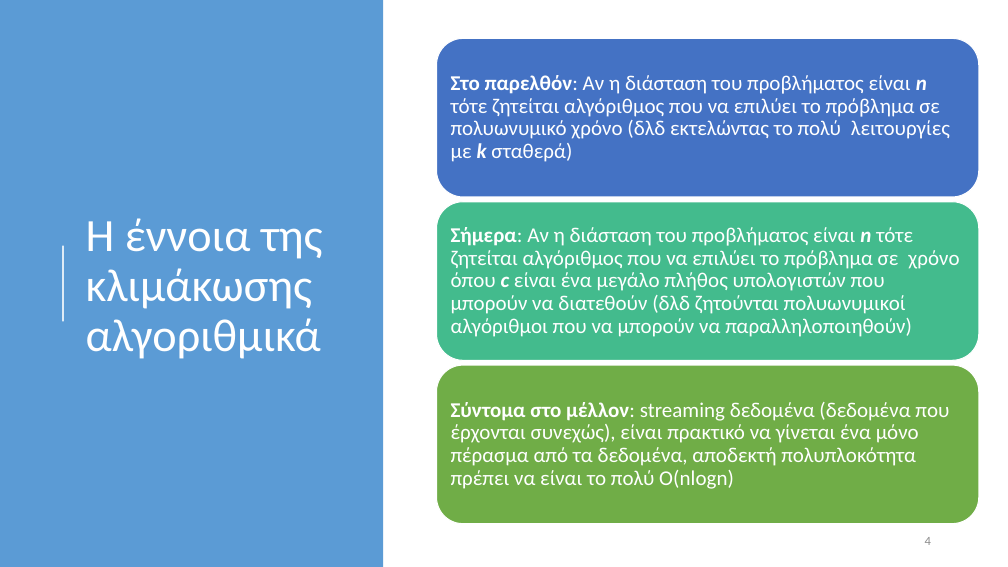
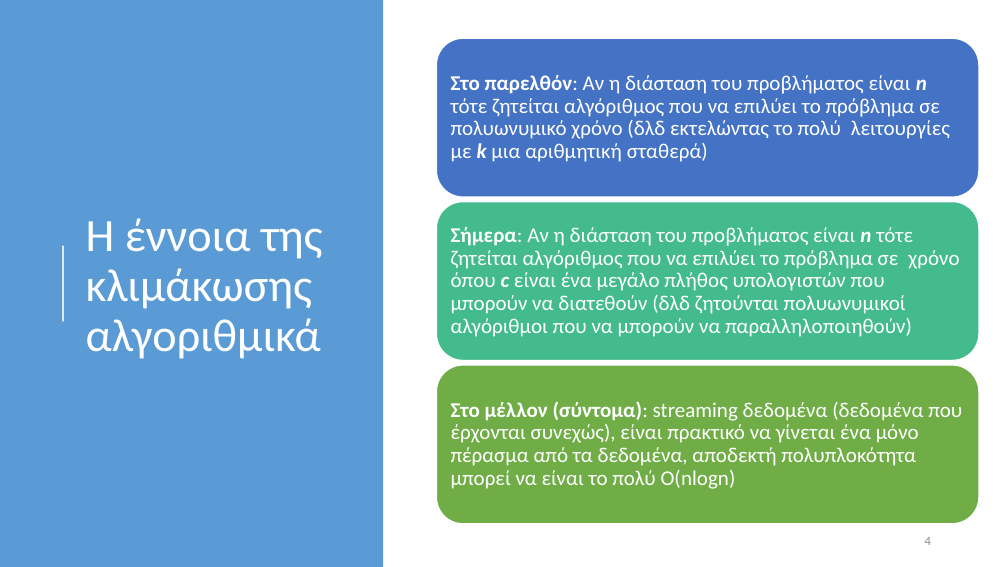
Before and after one commit to chgogos/big_data, a slide deck: slide 4 of 03. Apache Hadoop-Map Reduce.pptx. Drawn at 1008x567 pixels with LibreOffice and Linux fonts; fonts in the diff are those of the drawing. Boxes give left, top, right and bottom in pixels: in the first picture for what was removed or moved away, otherwise in the second. Text is boxed around its words. In the diff, an @@ line names an element or a change of style, - is before the commit and + after.

```diff
--- a/03. Apache Hadoop-Map Reduce.pptx
+++ b/03. Apache Hadoop-Map Reduce.pptx
@@ text at (451, 75, 950, 162): text changed @@
-Στο παρελθόν: Αν η διάσταση του προβλήματος είναι n τότε ζητείται αλγόριθμος που να επιλύει το πρόβλημα σε πολυωνυμικό χρόνο (δλδ εκτελώντας το πολύ λειτουργίες με k σταθερά)
+Στο παρελθόν: Αν η διάσταση του προβλήματος είναι n τότε ζητείται αλγόριθμος που να επιλύει το πρόβλημα σε πολυωνυμικό χρόνο (δλδ εκτελώντας το πολύ λειτουργίες με k μια αριθμητική σταθερά)
@@ text at (451, 401, 962, 489): text changed @@
-Σύντομα στο μέλλον: streaming δεδομένα (δεδομένα που έρχονται συνεχώς), είναι πρακτικό να γίνεται ένα μόνο πέρασμα από τα δεδομένα, αποδεκτή πολυπλοκότητα πρέπει να είναι το πολύ Ο(nlogn)
+Στο μέλλον (σύντομα): streaming δεδομένα (δεδομένα που έρχονται συνεχώς), είναι πρακτικό να γίνεται ένα μόνο πέρασμα από τα δεδομένα, αποδεκτή πολυπλοκότητα μπορεί να είναι το πολύ Ο(nlogn)
```
Also in this commit, not shown: 6 other slides changed, 7 other files.
